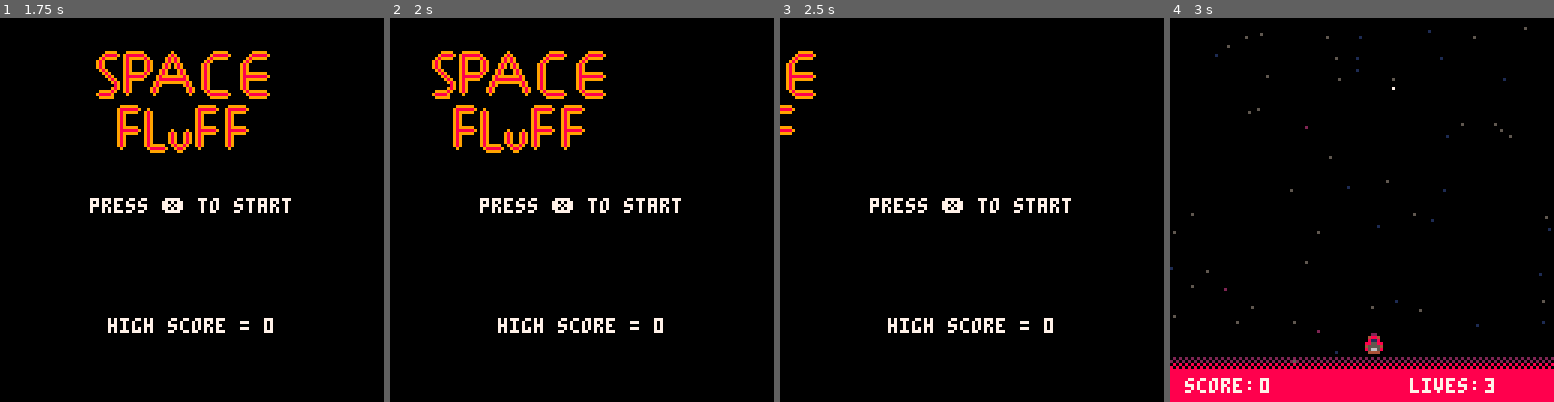
Above: before the commit, frames 1-4 (left to right).
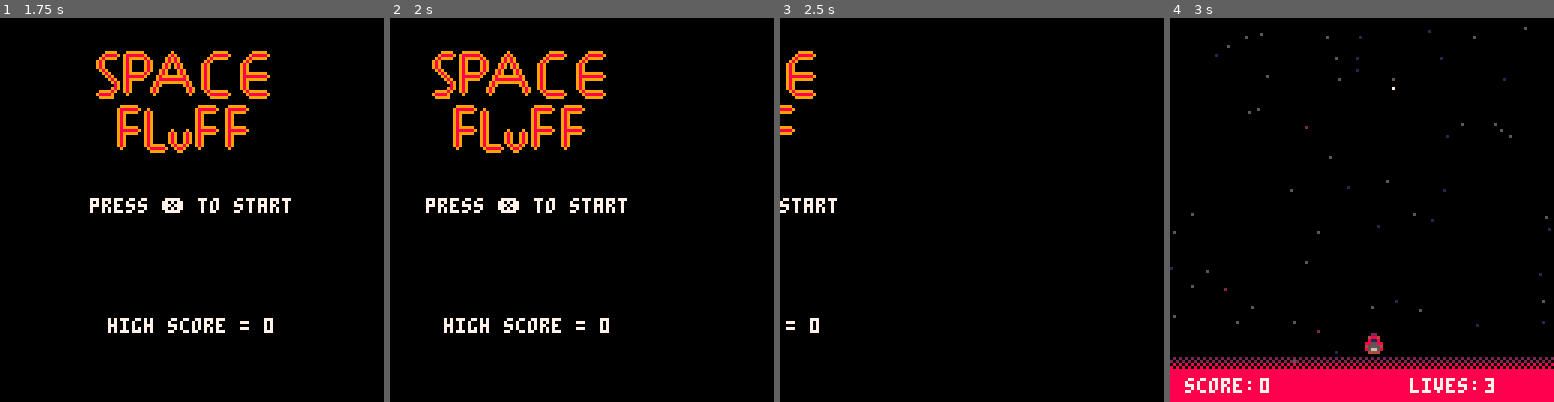
Above: after the commit, the same moments.

Repository: kris-pearman/Space-Fluff
Game: PICO-8 cartridge game.p8
Two runs of this game, one before a commit and one after it. Both use one fixed random seed, a clock stepped at 60 frames per second and the inputs below.
Inputs:
- Up to frame 1 (1.75 s): tap X (X key) at 0.33, 1.07 s; tap O (Z key) at 0.7, 1.7 s; hold Right from 1.6 s (still down)
- Up to frame 2 (2 s): keep holding Right; tap X (X key) at 1.85 s
- Up to frame 3 (2.5 s): release Right at 2.1 s; tap O (Z key) at 2.1 s; hold Up 2.15-2.42 s; hold Right from 2.47 s (still down)
- Up to frame 4 (3 s): keep holding Right; tap O (Z key) at 2.5, 2.9 s; tap X (X key) at 2.97 s

Frame 1 is identical in both runs. In frame 2, 2.3% of the frame differs, in the area x 9-76%, y 46-83%; in frame 3, 1.9%; in frame 4, nothing differs.

Commit message:
Added more effects to boss fight as well as balances. Pallete changes are now available on all enemies.

Diff:
--- a/game.p8
+++ b/game.p8
@@ -11,22 +11,22 @@
     game_state = "title"
     hi_score=0
     title_frame = -80
-    -- (eventType, quantity, initialFrame, frequency,x,y,pattern,group_id,default_speed)
-    create_events("enemy1", 4, 100, 35,80,-20,"empty_pattern",nil,2)
-    create_events("enemy1", 4, 500, 35,40,-20,"empty_pattern",nil,2)
-    create_events("enemy1", 4, 900, 44,20,-20,"square","group_1",1,4)
-    create_events("enemy1", 4, 1500, 44,-30,5,"zig_zag","group_1",2,4)
+    -- (eventType, quantity, initialFrame, frequency,x,y,pattern,group_id,default_speed,colour)
+    create_events("enemy1", 4, 100, 35,80,-20,"empty_pattern",nil,2,12)
+    create_events("enemy1", 4, 500, 35,40,-20,"empty_pattern",nil,2,8)
+    create_events("enemy1", 4, 900, 44,20,-20,"square","group_1",1,4,9)
+    create_events("enemy1", 4, 1500, 44,-30,5,"zig_zag","group_1",2,4,10)
     for i=1,5 do
-        create_events("enemy1", 1, 1900+(30*i), 30,15+(i*15),-20,"empty_pattern",3,3)
-    end
-    create_events("enemy1", 8, 2250, 60,-30,15,"wave",4,4)
+        create_events("enemy1", 1, 1900+(30*i), 30,15+(i*15),-20,"empty_pattern",3,3,11)
+    end
+    create_events("enemy1", 8, 2250, 60,-30,15,"wave",4,4,12)
     for i=1,5 do
-        create_events("enemy1", 1, 2800+(30*i), 30,100-(i*15),-20,"empty_pattern",3,3)
+        create_events("enemy1", 1, 2800+(30*i), 30,100-(i*15),-20,"empty_pattern",3,3,8)
     end
     for i=1,5 do
-        create_events("enemy1", 1, 4000+(30*i), 30,90-(i*15),-20,"empty_pattern",3,3)
-    end
-    create_events("enemy1", 4, 3300, 45,-30,5,"zig_zag_2","group_1",2,4)
+        create_events("enemy1", 1, 4000+(30*i), 30,90-(i*15),-20,"empty_pattern",3,3,9)
+    end
+    create_events("enemy1", 4, 3300, 45,-30,5,"zig_zag_2","group_1",2,4,10)
     init_session()
     print_debug_message = false
     decoration_speed = 1
@@ -115,7 +115,10 @@
             check_event_timeline()
             move_background()
             if boss_killed == false then
-            boss_ai()
+                boss_ai()
+                if cur_frame > 5175 then
+                    boss_collision()
+                end
             end
             move_boss_bullets()
             enemy_bullet_direction = flr(rnd(3))
@@ -156,8 +159,8 @@
     cls(black)
     if game_state == "title" then
         draw_title_logo()
-        print("press ❎ to start",hcenter("press ❎ to start "),60,white)
-        print("high score = " .. hi_score,hcenter("high score = " .. hi_score),100,white)
+        print("press ❎ to start",hcenter("press ❎ to start ")-title_offset,60,white)
+        print("high score = " .. hi_score,hcenter("high score = " .. hi_score)-title_offset,100,white)
     else
         if game_state == "gameplay" then
 
@@ -171,8 +174,7 @@
             draw_enemies()
             draw_explosions()
             if boss_killed == false then
-            create_boss()
-            boss_collision()
+                create_boss()
             end
             end_game()
             --KEEP THIS LAST. THAT MEANS YOU KRIS.
@@ -257,9 +259,10 @@
 function boss_ai()
     if boss_exists == true then
         move_boss()
-        check_boss_fires()
-
         play_boss_music()
+        if cur_frame > 5150 then
+            check_boss_fires()
+        end
     end
 end
 
@@ -287,6 +290,7 @@
 end
 
 function move_boss()
+    if boss_killed == false then
     if cur_frame%2 == 0 then
         if boss.direction == left then
             boss.x -= 1
@@ -301,6 +305,8 @@
             boss.direction = left
         end
     end
+end
+
 
 end
 
@@ -349,7 +355,7 @@
     end
 end
 
-function create_events(eventType, quantity, initialFrame, frequency,x,y,pattern,group_id,speed)
+function create_events(eventType, quantity, initialFrame, frequency,x,y,pattern,group_id,speed,color_change)
     for i=1,quantity do
         local event = {}
         event.eventType = eventType
@@ -359,6 +365,7 @@
         event.p = pattern
         event.g = group_id
         event.s = speed
+        event.colour_change = color_change
         add(event_timeline, event)
     end
 end
@@ -410,7 +417,7 @@
     sfx(0)
 end
 
-function spawn_enemy_event(x, y,pattern,group,speed)
+function spawn_enemy_event(x, y,pattern,group,speed,colour_change)
     local enemy={}
     enemy.alive=true
     enemy.x=x
@@ -429,6 +436,7 @@
     enemy.width = 8
     enemy.logic = create_enemy_data(pattern,speed)
     enemy.group = group
+    enemy.color = colour_change
     add(enemies, enemy)
 end
 
@@ -436,7 +444,7 @@
 function check_event_timeline()
     for event in all(event_timeline) do
         if(event.eventType=="enemy1" and cur_frame==event.startFrame) then
-            spawn_enemy_event(event.x,event.y,event.p,event.g,event.s)
+            spawn_enemy_event(event.x,event.y,event.p,event.g,event.s,event.colour_change)
         end
     end
 end
@@ -720,8 +728,13 @@
 
 function end_game ()
     if boss_killed == true then
-        print("you win",52,60,colour_cycle)
+        print("you win",hcenter("you win"),60,colour_cycle)
         win_frame+=1
+        boss.x = boss.x
+        if cur_frame%15 == 0 then
+        create_explosion(boss.x+flr(rnd(8)),boss.y+flr(rnd(8)))
+        sfx(2)
+        end
     end
     if cur_frame%8 == 0 then
         colour_cycle+= 1
@@ -816,7 +829,10 @@
 
     function draw_enemies()
         for enemy in all(enemies) do
+            --default colour is 12, change to 8 9 10 or 11
+            pal(12,enemy.color,0)
             spr(19,enemy.x,enemy.y)
+            pal()
         end
     end
 
@@ -888,9 +904,21 @@
             pal()
 
         end
+
+        if (cur_frame > 1500 ) then
+            pal(1,6,0)
+            pal(13,5,0)
+            spr(238,25,decoration_ypos-136+decoration_speed)
+            spr(239,33,decoration_ypos-136+decoration_speed)
+            spr(254,25,decoration_ypos-128+decoration_speed)
+            spr(255,33,decoration_ypos-128+decoration_speed)
+            pal()
+
+        end
     end
 
     function draw_title_logo()
+
         for i=1,8 do
             spr(80+i,title_frame+(8*i)-title_offset,8)
             spr(96+i,title_frame+(8*i)-title_offset,16)
